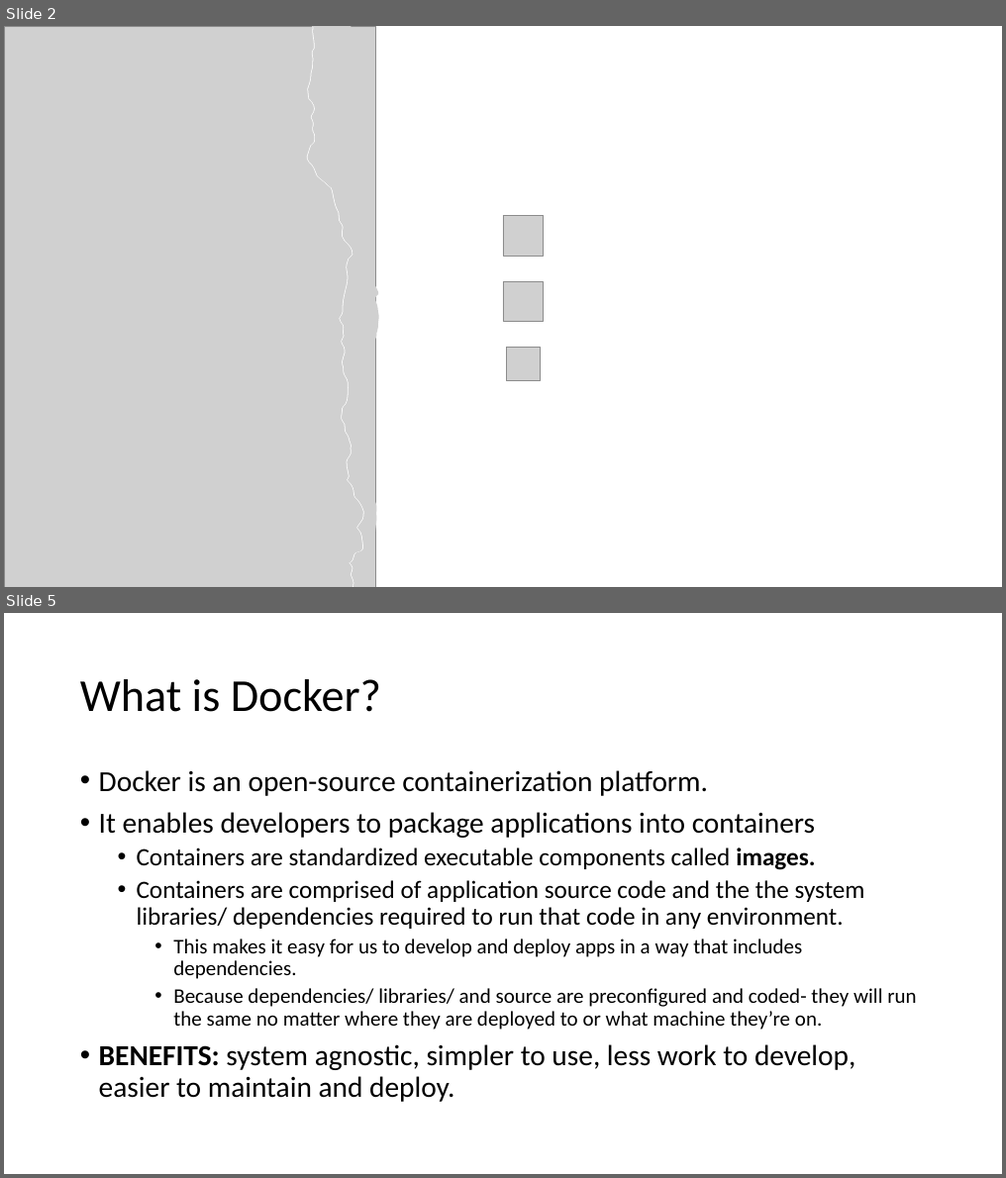
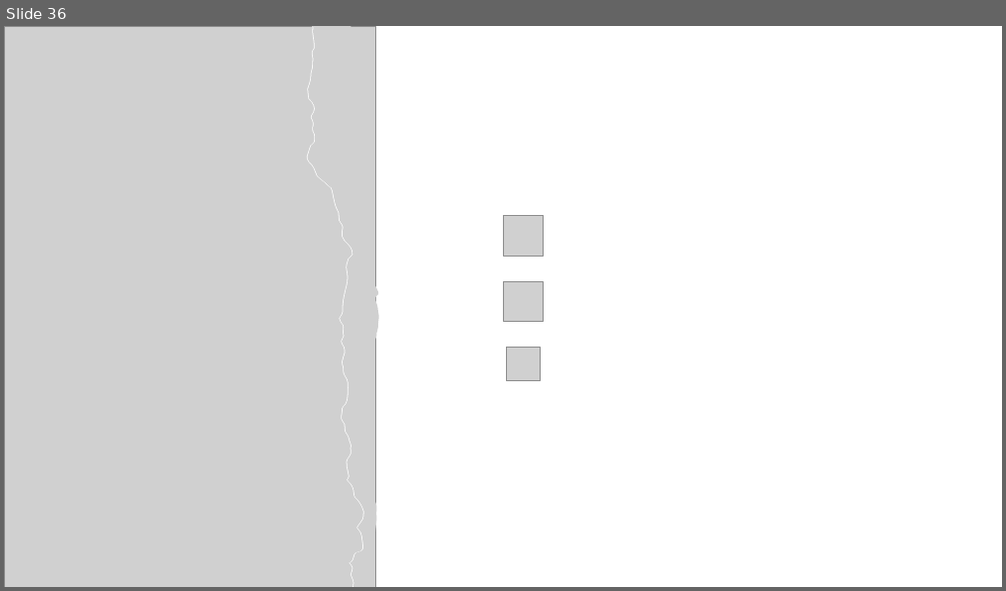
Before and after one commit to dvdmrk/DockerPresentation, a slide deck: Slides/DockerPresentation.pptx. Shown one above the other, each under a label of ours: slides 2 and 5 before the commit, slide 36 after it; the slides between them are not shown. The pictures are 1006x1178 and 1006x591 pixels, drawn with LibreOffice and Linux fonts; fonts in the diff are those of the drawing; grey boxes stand for pictures. Boxes give left, top, right and bottom in pixels: in the first picture for what was removed or moved away, otherwise in the second. Text is boxed around its words. In the diff, an @@ line names an element or a change of style, - is before the commit and + after.

```diff
--- a/Slides/DockerPresentation.pptx
+++ b/Slides/DockerPresentation.pptx
@@ slide 5 removed at [4, 613, 1002, 1174], background #FFFFFF @@
@@ title removed at [80, 679, 381, 712] @@
-What is Docker?
@@ text removed at [99, 770, 916, 1102] @@
-• Docker is an open-source containerization platform.
-• It enables developers to package applications into containers
-  • Containers are standardized executable components called images.
-  • Containers are comprised of application source code and the the system libraries/ dependencies required to run that code in any environment.
-    • This makes it easy for us to develop and deploy apps in a way that includes dependencies.
-    • Because dependencies/ libraries/ and source are preconfigured and coded- they will run the same no matter where they are deployed to or what machine they’re on.
-• BENEFITS: system agnostic, simpler to use, less work to develop, easier to maintain and deploy.
@@ what was slide 2 is now slide 36 @@
```
Also in this commit, not shown: 8 slides changed, 7 slides added, 3 other slides removed, 59 other files.
